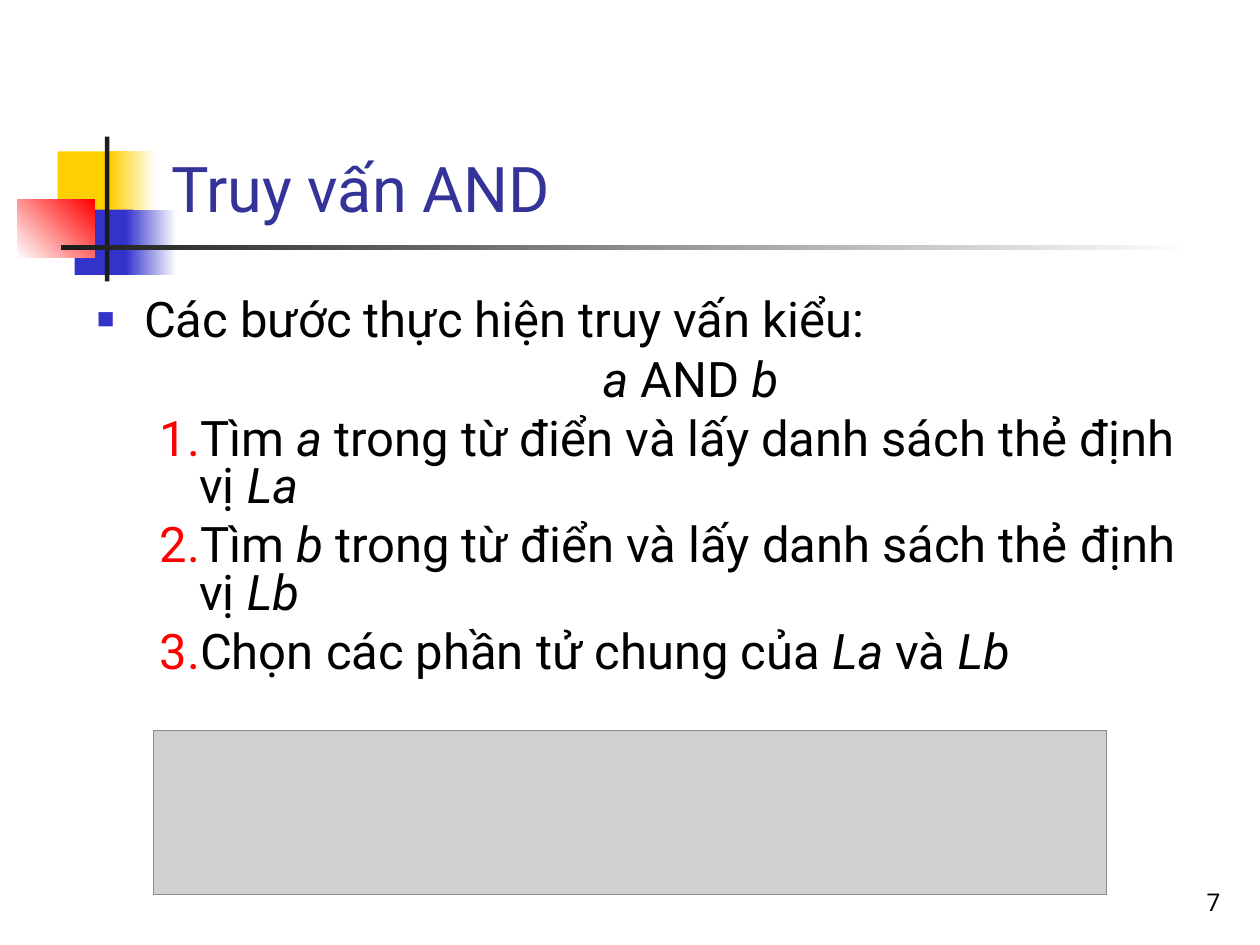
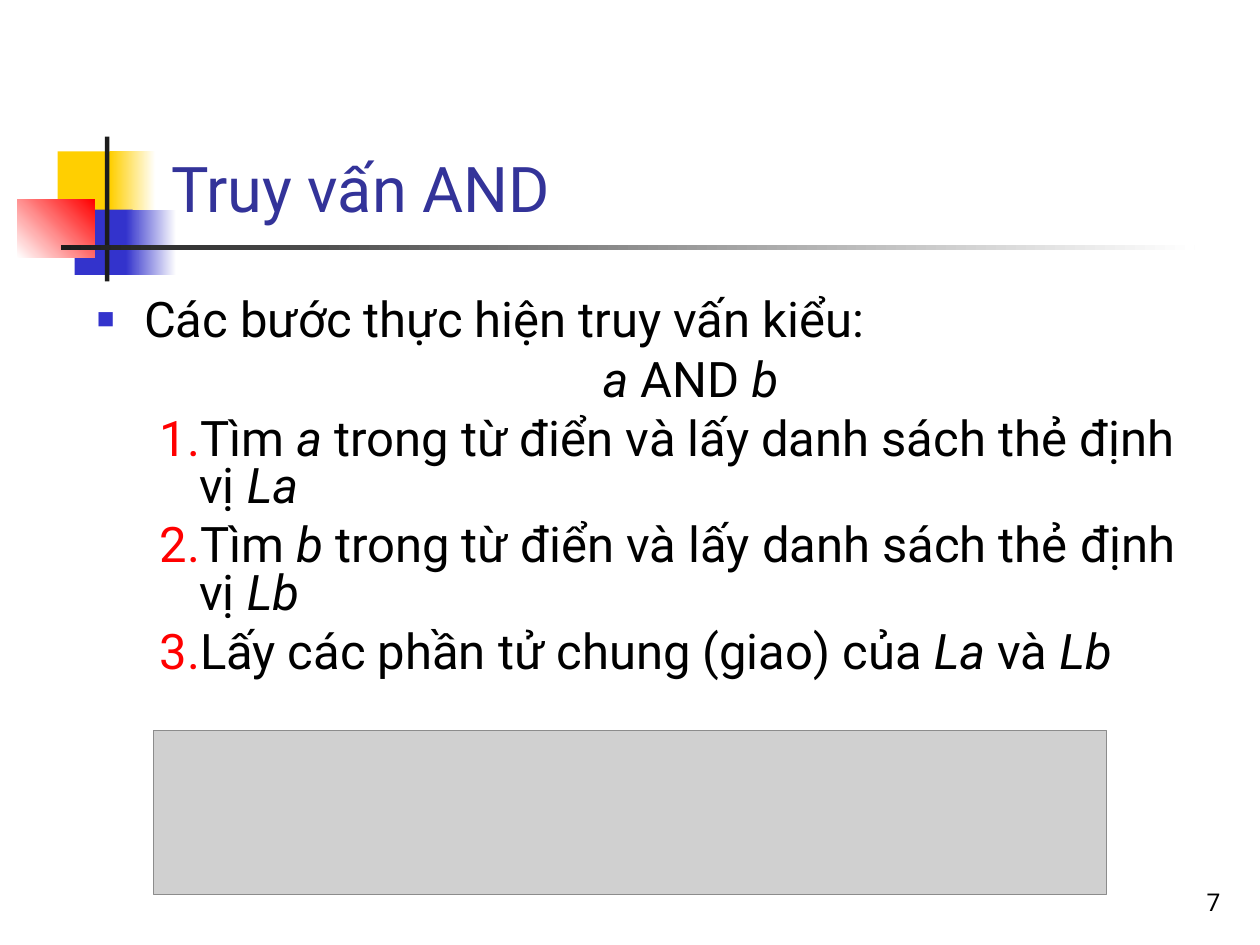
Before and after one commit to nguyenkhanhthien/IT4853, a slide deck: slide 7 of Bài 2 Thuc hien truy van Boolean tren chi muc nguoc.ppt. Drawn at 1260x945 pixels with LibreOffice and Linux fonts; fonts in the diff are those of the drawing; grey boxes stand for pictures. Boxes give left, top, right and bottom in pixels: in the first picture for what was removed or moved away, otherwise in the second. Text is boxed around its words. In the diff, an @@ line names an element or a change of style, - is before the commit and + after.

```diff
--- a/Bài 2 Thuc hien truy van Boolean tren chi muc nguoc.ppt
+++ b/Bài 2 Thuc hien truy van Boolean tren chi muc nguoc.ppt
@@ text at <box>160,629,1111,680</box>: text changed @@
-  3. Chọn các phần tử chung của La và Lb
+  3. Lấy các phần tử chung (giao) của La và Lb
```
Also in this commit, not shown: 9 other slides changed, 2 slides added.
